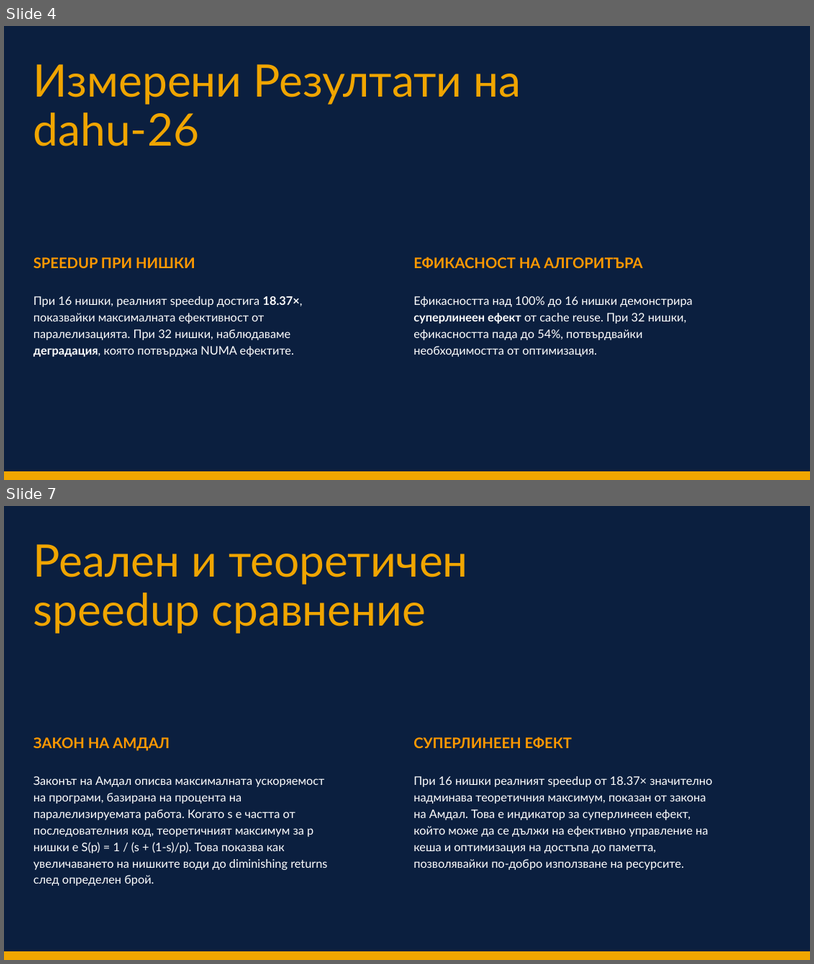
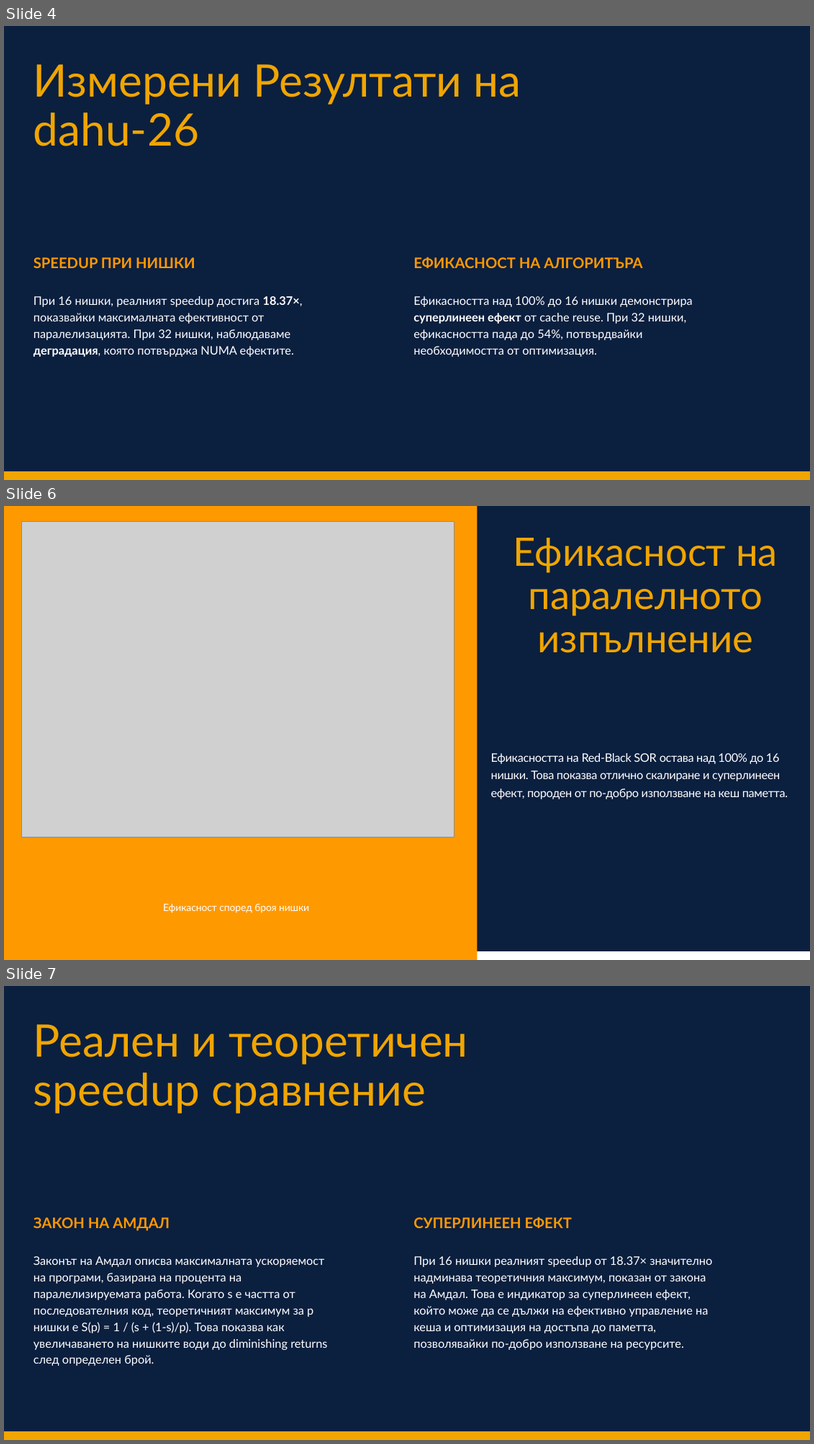
Before and after one commit to Martinessk0/POE-TU-PROJECT, a slide deck: Presentation - Паралелни Изчисления.pptx. Shown one above the other, each under a label of ours: slides 4 and 7 before the commit, slides 4, 6 and 7 after it; the slides between them are not shown. The pictures are 814x964 and 814x1444 pixels, drawn with LibreOffice and Linux fonts; fonts in the diff are those of the drawing; grey boxes stand for pictures. Boxes give left, top, right and bottom in pixels: in the first picture for what was removed or moved away, otherwise in the second. Text is boxed around its words. In the diff, an @@ line names an element or a change of style, - is before the commit and + after.

```diff
--- a/Presentation - Паралелни Изчисления.pptx
+++ b/Presentation - Паралелни Изчисления.pptx
@@ slide 6 added at bbox=[4, 506, 810, 960], background #0B1F3F @@
@@ rectangle added at bbox=[4, 506, 477, 960], fill #FF9900 @@
@@ picture added at bbox=[21, 522, 455, 837] @@
@@ text added at bbox=[514, 538, 778, 653], 70 pt, text #F0A500 @@
+Ефикасност на паралелното изпълнение
@@ text added at bbox=[491, 753, 788, 799], 21 pt, text #FFFFFF @@
+Ефикасността на Red-Black SOR остава над 100% до 16 нишки. Това показва отлично скалиране и суперлинеен ефект, породен от по-добро използване на кеш паметта.
@@ text added at bbox=[163, 903, 309, 913], 18 pt, text #FFFFFF @@
+Ефикасност според броя нишки
@@ freeform shape added at bbox=[4, 951, 810, 960], fill #FFFFFF @@
```
Also in this commit, not shown: 1 slide changed, 1 other slide added, 2 slides removed.
